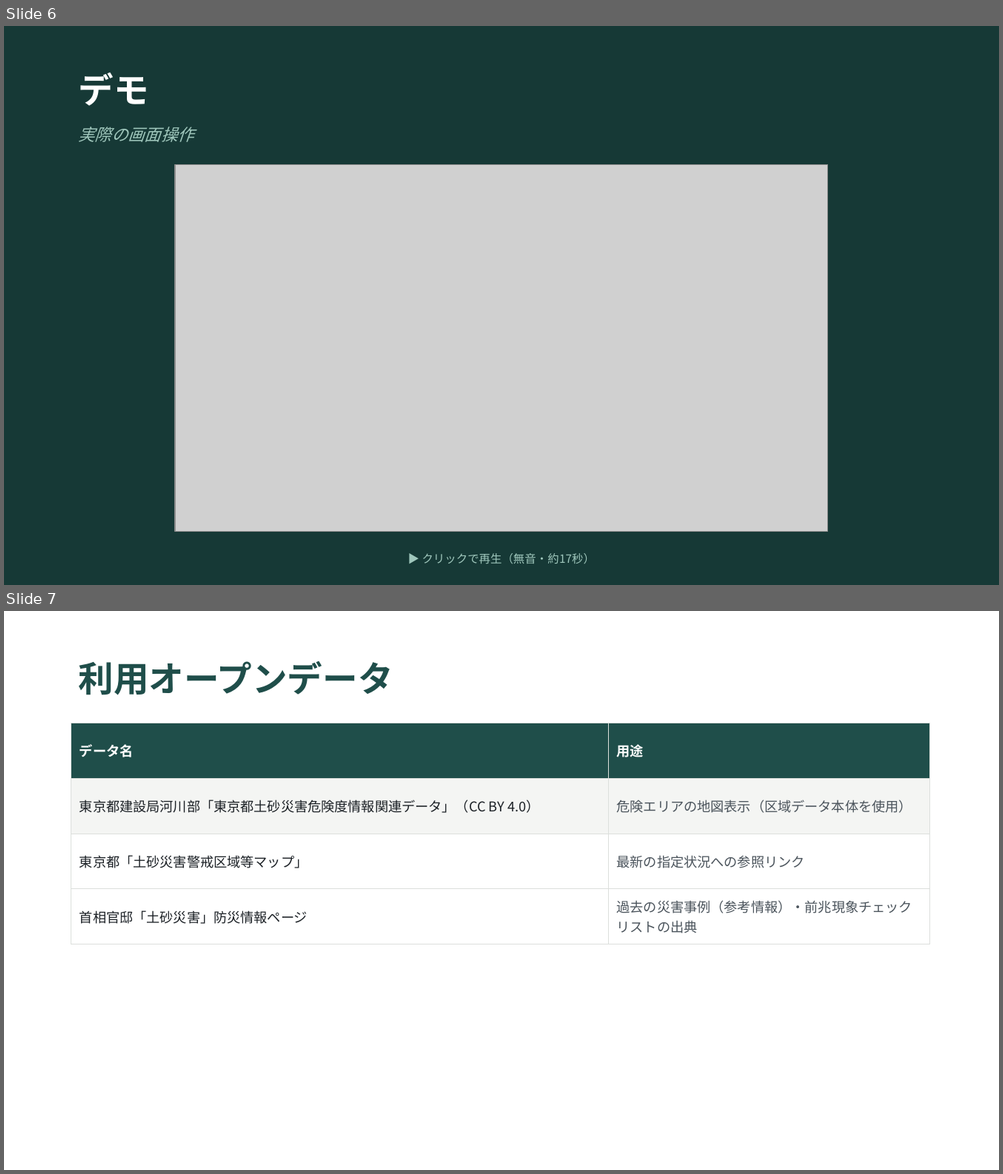
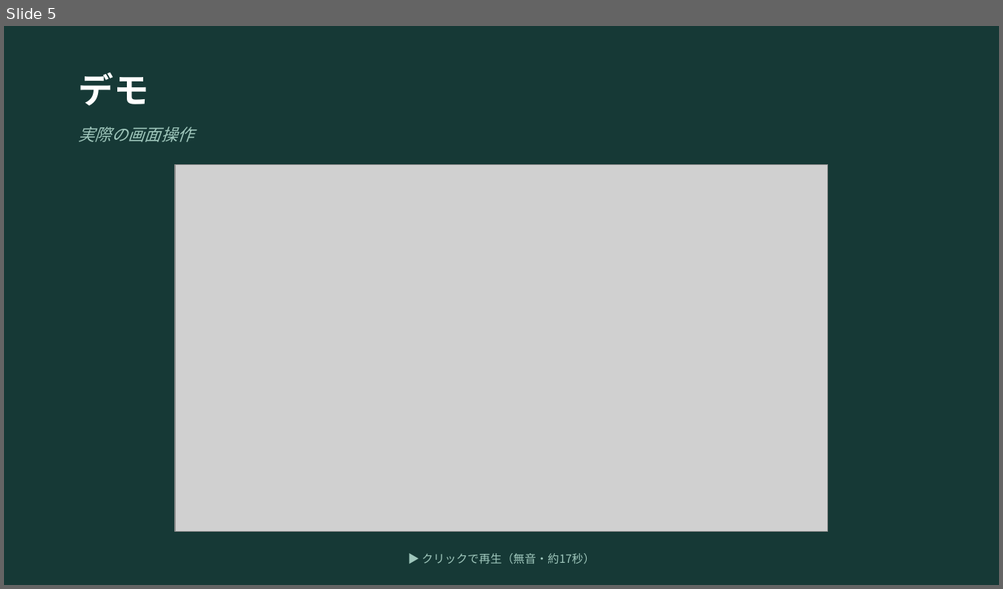
Before and after one commit to gurii-gabreh/Kizashi, a slide deck: kizashi-app/submission/presentation.pptx. Shown one above the other, each under a label of ours: slides 6 and 7 before the commit, slide 5 after it. The pictures are 1003x1174 and 1003x589 pixels, drawn with LibreOffice and Linux fonts; fonts in the diff are those of the drawing; grey boxes stand for pictures. Boxes give left, top, right and bottom in pixels: in the first picture for what was removed or moved away, otherwise in the second. Text is boxed around its words. In the diff, an @@ line names an element or a change of style, - is before the commit and + after.

```diff
--- a/kizashi-app/submission/presentation.pptx
+++ b/kizashi-app/submission/presentation.pptx
@@ slide 7 removed at [4, 611, 999, 1170], background #FFFFFF @@
@@ text removed at [79, 661, 393, 695] @@
-利用オープンデータ
@@ table removed at [71, 723, 929, 1111], 4 rows, 2 columns @@
-データ名 | 用途
-東京都建設局河川部「東京都土砂災害危険度情報関連データ」（CC BY 4.0） | 危険エリアの地図表示（区域データ本体を使用）
-東京都「土砂災害警戒区域等マップ」 | 最新の指定状況への参照リンク
-首相官邸「土砂災害」防災情報ページ | 過去の災害事例（参考情報）・前兆現象チェックリストの出典
@@ what was slide 6 is now slide 5 @@
```
Also in this commit, not shown: 3 slides changed, 1 other slide removed, 1 other file.
